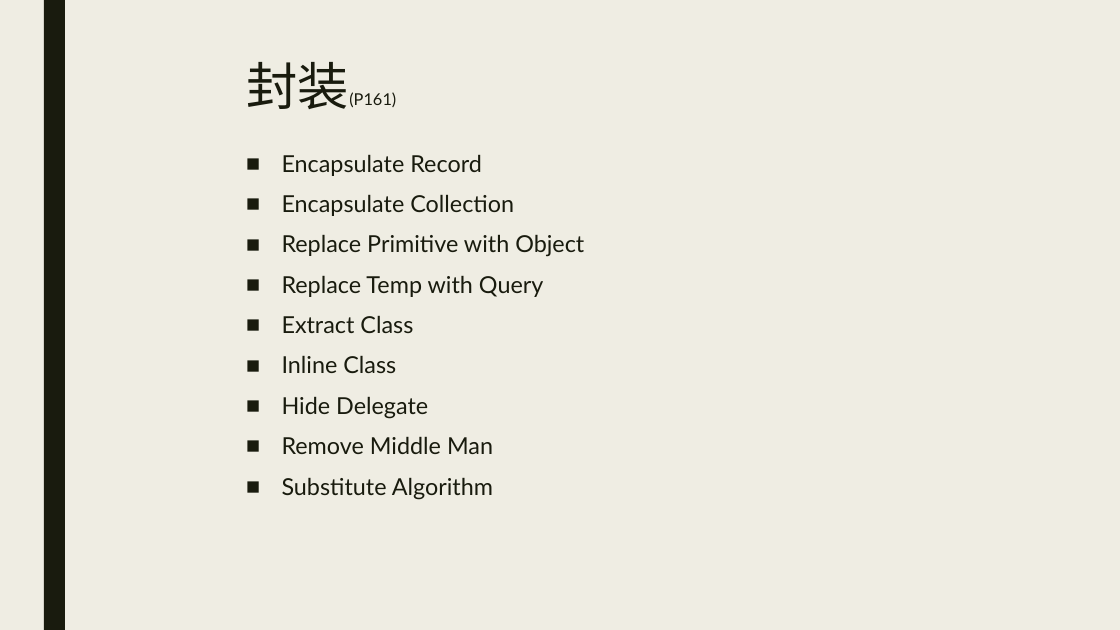
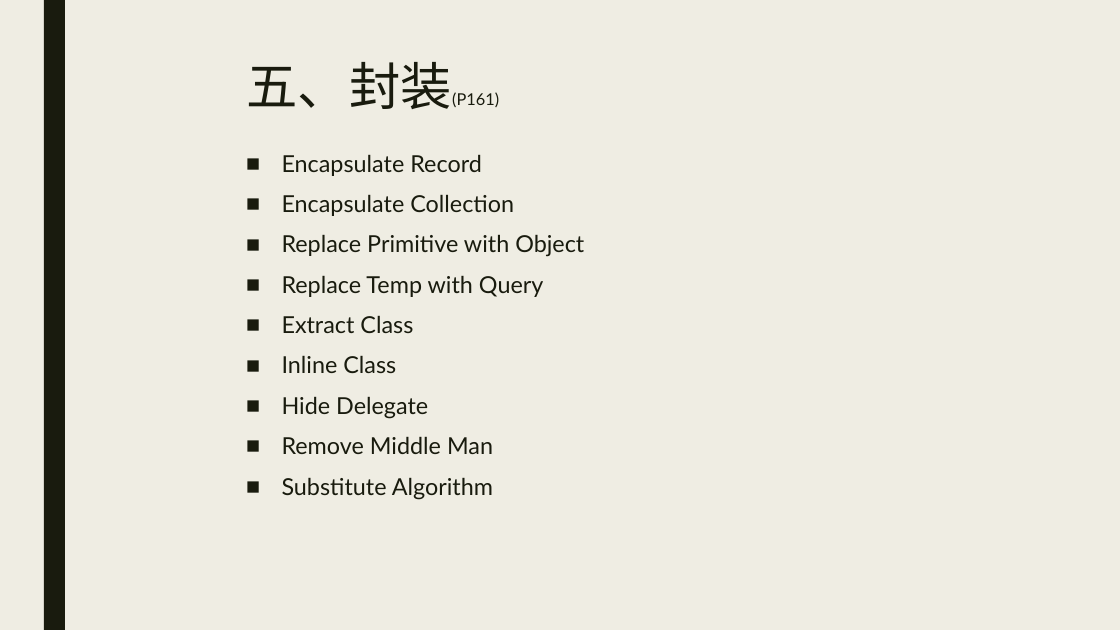
Before and after one commit to ZhengAu/CS_Study, a slide deck: slide 8 of Refactoring/Refactoring.pptx. Drawn at 1120x630 pixels with LibreOffice and Linux fonts; fonts in the diff are those of the drawing. Boxes give left, top, right and bottom in pixels: in the first picture for what was removed or moved away, otherwise in the second. Text is boxed around its words. In the diff, an @@ line names an element or a change of style, - is before the commit and + after.

```diff
--- a/Refactoring/Refactoring.pptx
+++ b/Refactoring/Refactoring.pptx
@@ title at (247,62,499,109): text changed @@
-封装(P161)
+五、封装(P161)
```
Also in this commit, not shown: 9 other slides changed.
